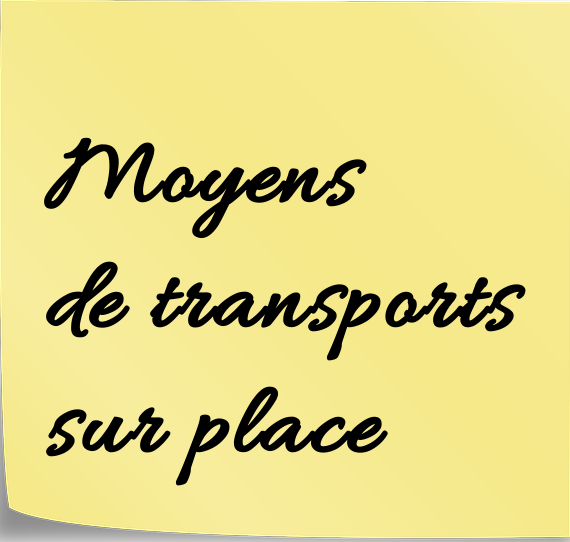
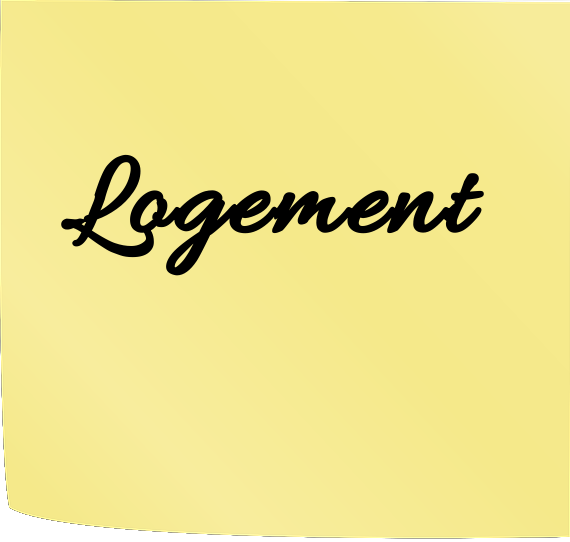
Revision of a layered 570 × 542 image; what changed, layer by layer:
added layer "Logement" above "Moyens de transports sur place" over <box>61,154,484,276</box>
hid "Moyens de transports sur place", painted on it over <box>44,137,526,486</box>
painted on "postit.png" over <box>0,351,570,542</box>
